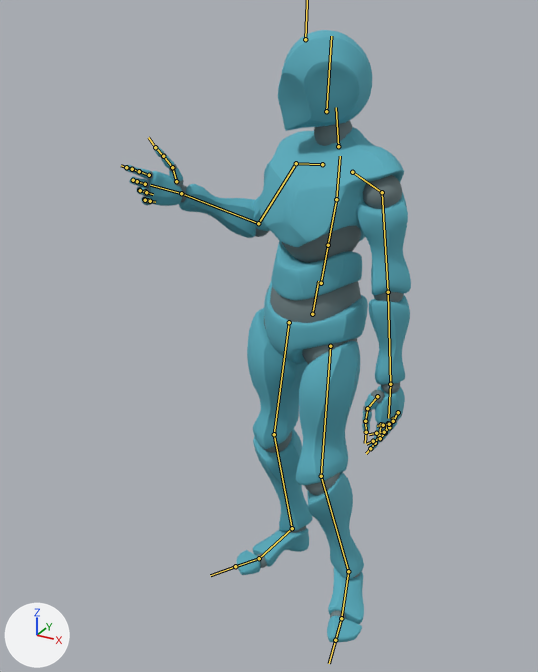
What one commit did to the FBX model Assets/Animation/Mixamo/Arm Gesture.fbx.
The view is the same before and after, from a 50 mm camera at (0.894, -1.921, 1.828) aimed at (-0.14, -0.042, 0.888). The axes (+X, +Y, +Z) are drawn at lower left. The lights are the same throughout. Both versions are drawn at frame 17 of the action 'mixamo.com'; the numbers are the values there. The bones that bend it are drawn over the model as lines.

The first picture shows 'Alpha_Joints', 'Alpha_Surface'.
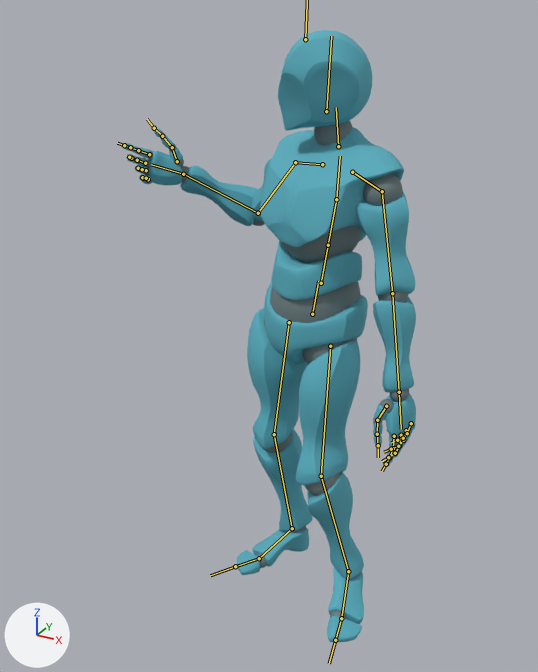
Pixel boxes [x1, y1, x2, y2] of what changed, in the pictures (538 x 672 px):
'Alpha_Surface', posed
    before: [125, 30, 411, 642]
    after: [123, 30, 416, 642]
'Alpha_Joints', posed
    before: [132, 120, 404, 618]
    after: [130, 120, 415, 618]
bone 'mixamorig:LeftShoulder', root to tip
    before: (352, 172) to (382, 192)
    after: (352, 172) to (382, 191)
bone 'mixamorig:LeftArm', root to tip
    before: (382, 192) to (388, 292)
    after: (382, 191) to (392, 293)
bone 'mixamorig:LeftHand', root to tip
    before: (390, 384) to (388, 418)
    after: (399, 392) to (401, 429)
bone 'mixamorig:RightShoulder', root to tip
    before: (322, 164) to (296, 163)
    after: (322, 164) to (295, 162)
bone 'mixamorig:RightArm', root to tip
    before: (296, 163) to (258, 223)
    after: (295, 162) to (258, 213)
bone 'mixamorig:RightForeArm', root to tip
    before: (258, 223) to (181, 193)
    after: (258, 213) to (183, 174)
bone 'mixamorig:RightHand', root to tip
    before: (181, 193) to (150, 185)
    after: (183, 174) to (151, 164)

What the commit changed:
Bone 'mixamorig:LeftShoulder' (bone_mixamorig_leftshoulder) turns from (13, 4, 18) to (11, 4, 18) degrees about its own x, y and z.
Bone 'mixamorig:LeftArm' (bone_mixamorig_leftarm) turns from (71, 10, 12) to (64, 10, 12) degrees about its own x, y and z.
Bone 'mixamorig:LeftHand' (bone_mixamorig_lefthand) turns from (4, -35, 2) to (5, -34, -3) degrees about its own x, y and z.
Bone 'mixamorig:RightShoulder' (bone_mixamorig_rightshoulder) turns from (8, -4, -7) to (6, -3, -7) degrees about its own x, y and z.
Bone 'mixamorig:RightArm' (bone_mixamorig_rightarm) turns from (52, 24, 29) to (45, 23, 30) degrees about its own x, y and z.
Bone 'mixamorig:RightForeArm' (bone_mixamorig_rightforearm) turns from (0, 0, -95) to (-10, 9, -95) degrees about its own x, y and z.
Bone 'mixamorig:RightHand' (bone_mixamorig_righthand) turns from (19, 44, 9) to (21, 42, 16) degrees about its own x, y and z.
